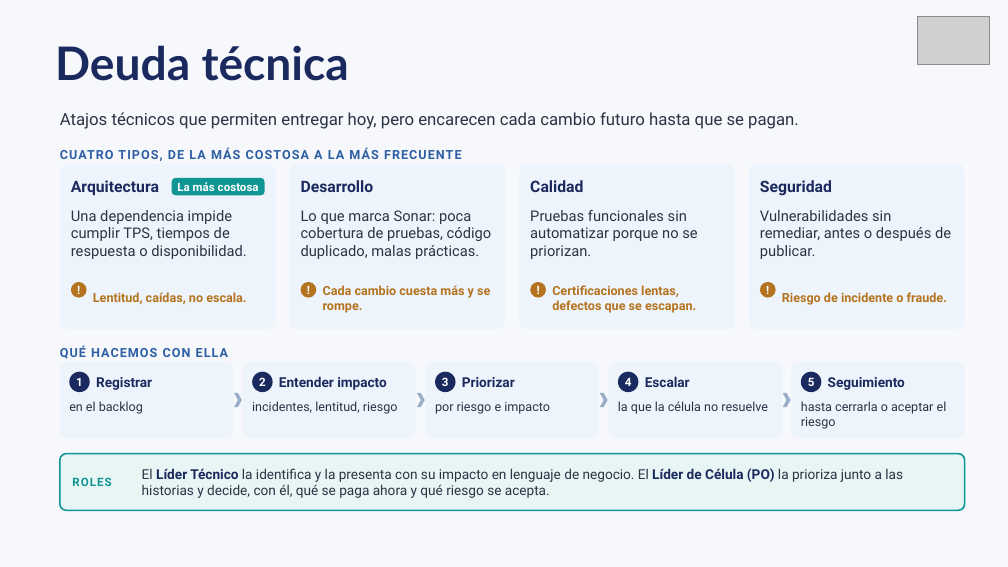
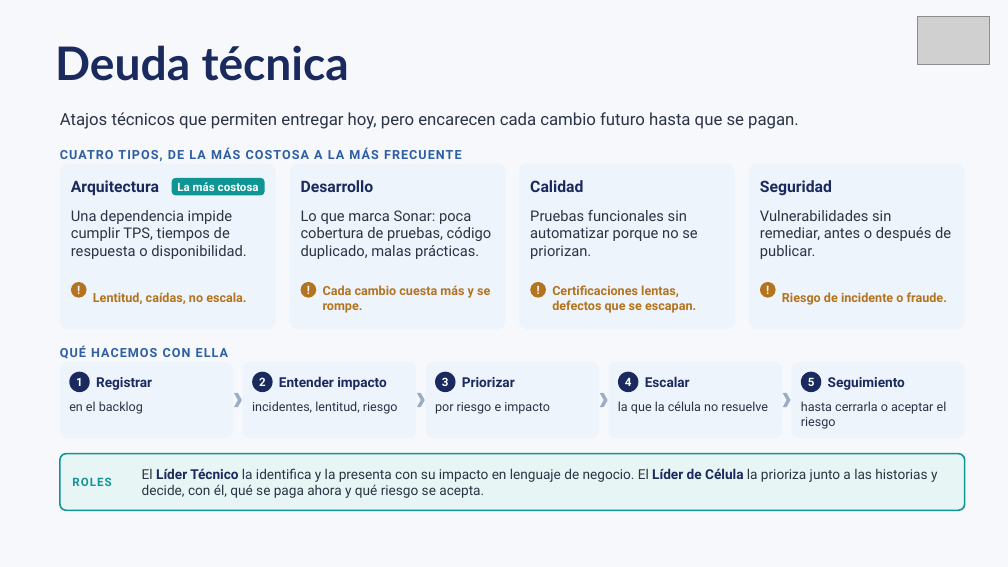
Before and after one commit to estibenlicona/guides, a slide deck: slide 23 of Flujo construcción de soluciones TI_Líder_Célula_v3.pptx. Drawn at 1008x567 pixels with LibreOffice and Linux fonts; fonts in the diff are those of the drawing; grey boxes stand for pictures. Boxes give left, top, right and bottom in pixels: in the first picture for what was removed or moved away, otherwise in the second. Text is boxed around its words. In the diff, an @@ line names an element or a change of style, - is before the commit and + after.

```diff
--- a/Flujo construcción de soluciones TI_Líder_Célula_v3.pptx
+++ b/Flujo construcción de soluciones TI_Líder_Célula_v3.pptx
@@ text at <box>142,468,937,498</box>: text changed @@
-El Líder Técnico la identifica y la presenta con su impacto en lenguaje de negocio. El Líder de Célula (PO) la prioriza junto a las historias y decide, con él, qué se paga ahora y qué riesgo se acepta.
+El Líder Técnico la identifica y la presenta con su impacto en lenguaje de negocio. El Líder de Célula la prioriza junto a las historias y decide, con él, qué se paga ahora y qué riesgo se acepta.
```
Also in this commit, not shown: 5 other slides changed.
